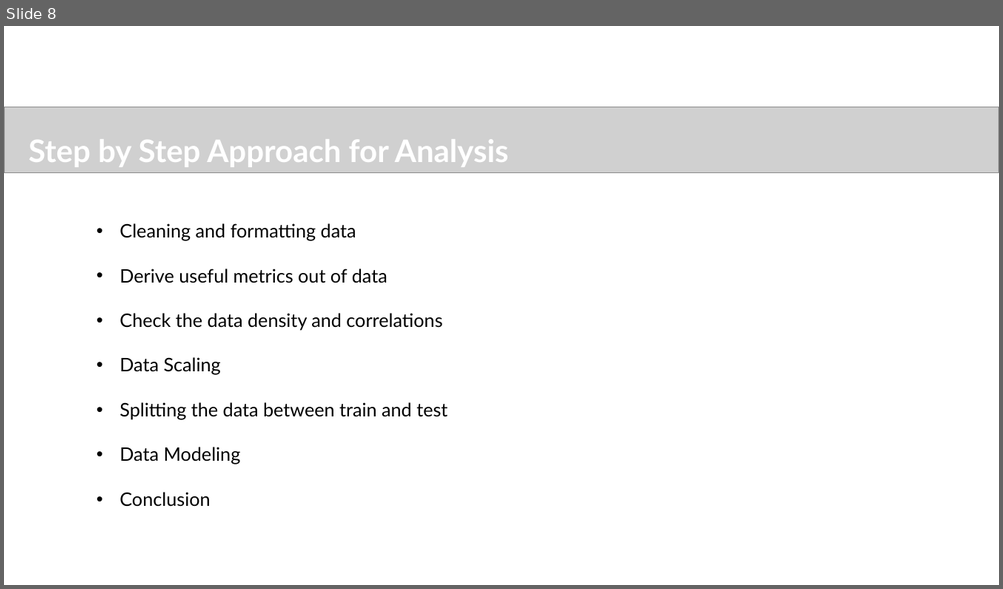
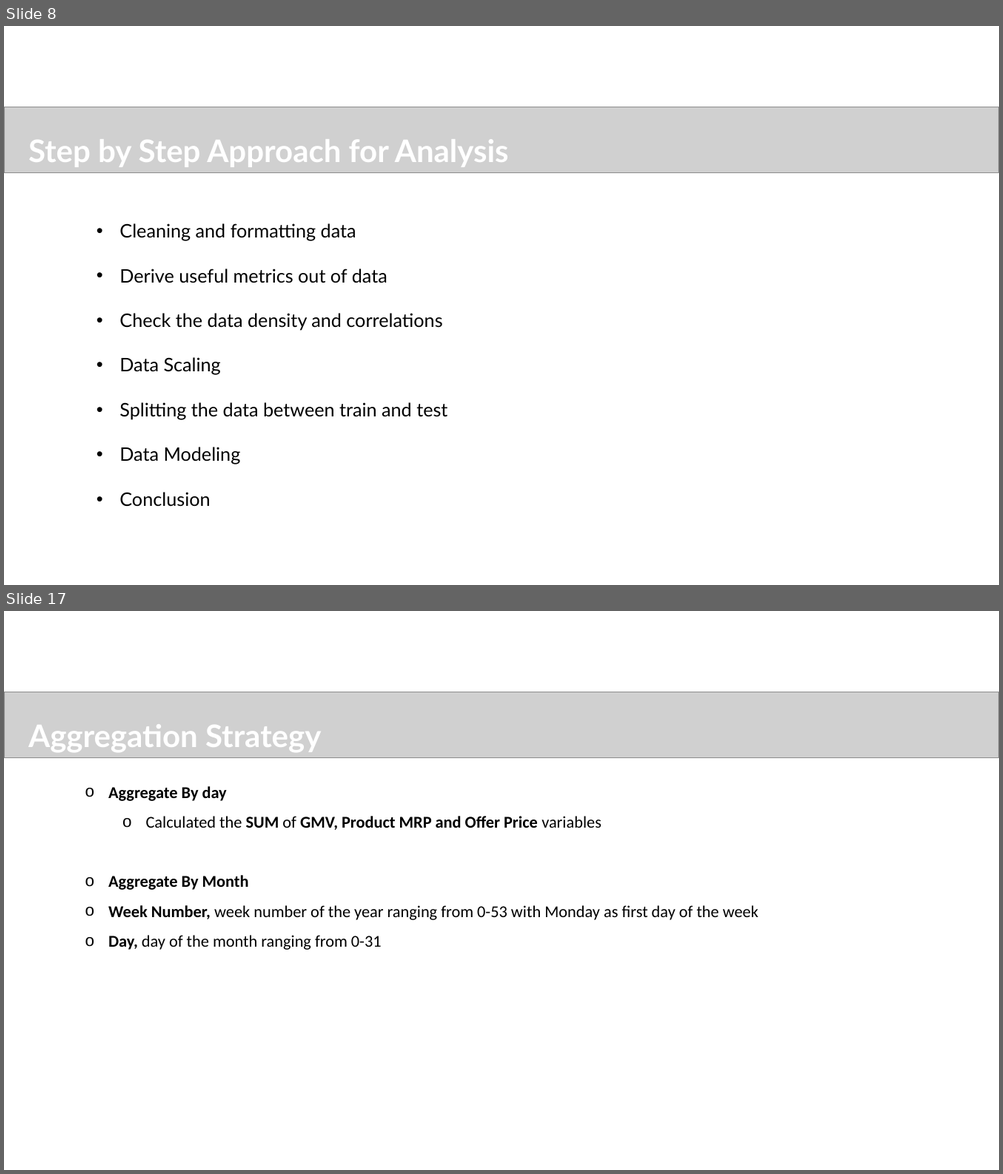
Before and after one commit to sureshballa/data-science-projects, a slide deck: Capstone Project/Ecommerce_Capstone_Project.pptx. Shown one above the other, each under a label of ours: slide 8 before the commit, slides 8 and 17 after it; the slides between them are not shown. The pictures are 1003x589 and 1003x1174 pixels, drawn with LibreOffice and Linux fonts; fonts in the diff are those of the drawing; grey boxes stand for pictures; background and template pictures are left out. Boxes give left, top, right and bottom in pixels: in the first picture for what was removed or moved away, otherwise in the second. Text is boxed around its words. In the diff, an @@ line names an element or a change of style, - is before the commit and + after.

```diff
--- a/Capstone Project/Ecommerce_Capstone_Project.pptx
+++ b/Capstone Project/Ecommerce_Capstone_Project.pptx
@@ slide 17 added at (x1=4, y1=611, x2=999, y2=1170), background #FFFFFF @@
@@ picture added at (x1=4, y1=692, x2=999, y2=758) @@
@@ text added at (x1=28, y1=724, x2=321, y2=752), 30 pt, text #FFFFFF, bold @@
+Aggregation Strategy
@@ text added at (x1=108, y1=786, x2=758, y2=950), 16 pt, text #000000 @@
+o Aggregate By day
+  o Calculated the SUM of GMV, Product MRP and Offer Price variables
+o Aggregate By Month
+o Week Number, week number of the year ranging from 0-53 with Monday as first day of the week
+o Day, day of the month ranging from 0-31
```
Also in this commit, not shown: 4 slides changed, 7 other slides added, 1 slide removed.
